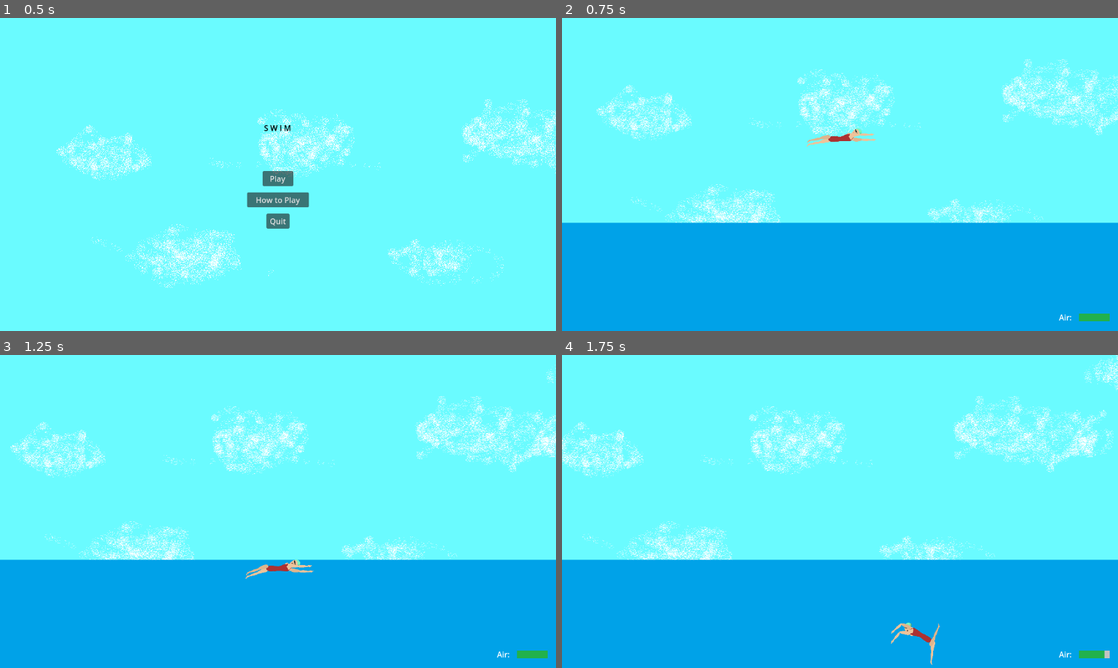
Above: before the commit, frames 1-4 (two rows, left to right).
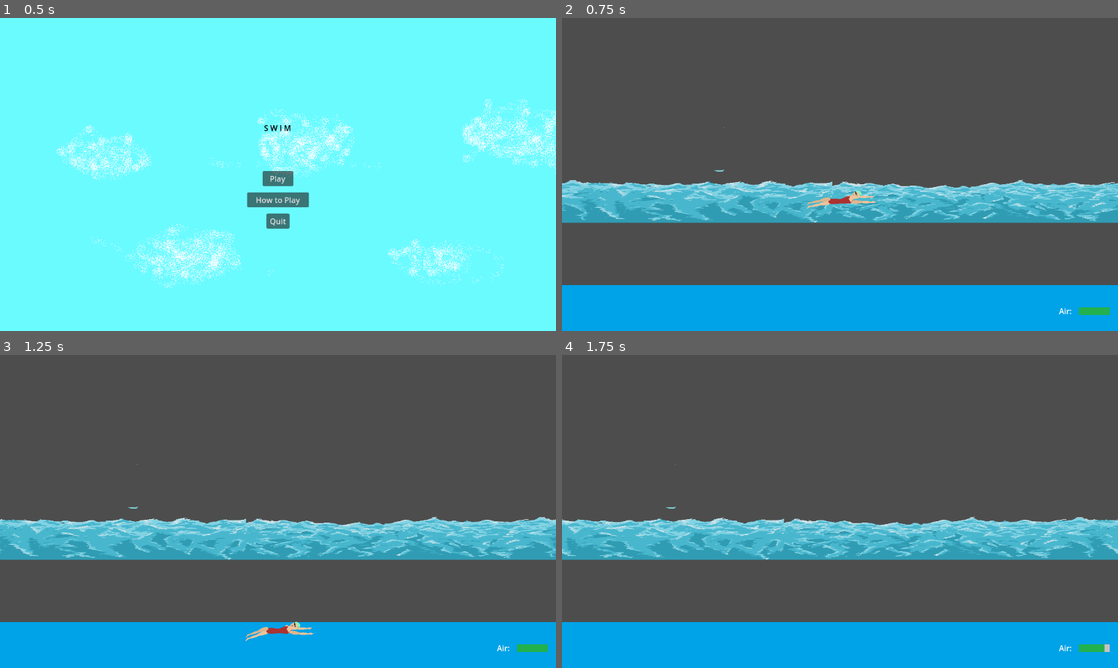
Above: after the commit, the same moments.

Repository: acnolan/Pixel-Game-Jam-2024
Game: Godot game, scene res://scenes/menu/start_screen.tscn
The game is run twice, just before and just after one commit, with the same random seed, the same clock (stepped at 60 frames per second) and the same inputs.
Inputs:
- Up to frame 1 (0.5 s): no input
- Up to frame 2 (0.75 s): click "Play" at 0.5 s
- Up to frame 3 (1.25 s): no input
- Up to frame 4 (1.75 s): hold W from 1.28 s (still down); tap I at 1.35 s

Frame 1 is identical in both runs. In frame 2, 86% of the frame differs, in the area x 0-100%, y 0-97%; in frame 3, 86%; in frame 4, 86%.

Commit message:
Changed parallax backgrounds

Diff:
--- a/scenes/parallax_background.tscn
+++ b/scenes/parallax_background.tscn
@@ -1,14 +1,14 @@
 [gd_scene load_steps=3 format=3 uid="uid://53sjen4obtre"]
 
-[ext_resource type="Texture2D" uid="uid://coh2bpahqfsgk" path="res://art/water/sky.png" id="1_65yia"]
 [ext_resource type="Script" path="res://scripts/parallax_background.gd" id="1_wlfnx"]
+[ext_resource type="Texture2D" uid="uid://c121cx08mflvn" path="res://art/swim game water layer 1 background-sheet.png" id="2_fdv2j"]
 
 [node name="ParallaxBackground" type="ParallaxBackground"]
 script = ExtResource("1_wlfnx")
 
 [node name="Sky" type="ParallaxLayer" parent="."]
-motion_mirroring = Vector2(4452, 0)
+motion_mirroring = Vector2(1150, 0)
 
 [node name="Sprite2D" type="Sprite2D" parent="Sky"]
-position = Vector2(1604, -51)
-texture = ExtResource("1_65yia")
+position = Vector2(-1, 243)
+texture = ExtResource("2_fdv2j")
--- a/scenes/world.tscn
+++ b/scenes/world.tscn
@@ -57,6 +57,7 @@
 [node name="World" type="Node2D"]
 
 [node name="TileMap" type="TileMap" parent="."]
+position = Vector2(0, -128)
 tile_set = SubResource("TileSet_npsls")
 rendering_quadrant_size = 1
 collision_animatable = true
@@ -67,7 +68,7 @@
 position = Vector2(2, -62)
 
 [node name="Camera2D" type="Camera2D" parent="Swimmer"]
-position = Vector2(-2, 90)
+position = Vector2(-2, -39)
 script = SubResource("GDScript_7g52e")
 
 [node name="ParallaxBackground" parent="." instance=ExtResource("4_2ykht")]
@@ -77,6 +78,6 @@
 anchor_right = 0.0
 anchor_bottom = 0.0
 offset_left = 437.0
-offset_top = 312.0
+offset_top = 170.0
 offset_right = 437.0
-offset_bottom = 312.0
+offset_bottom = 170.0
